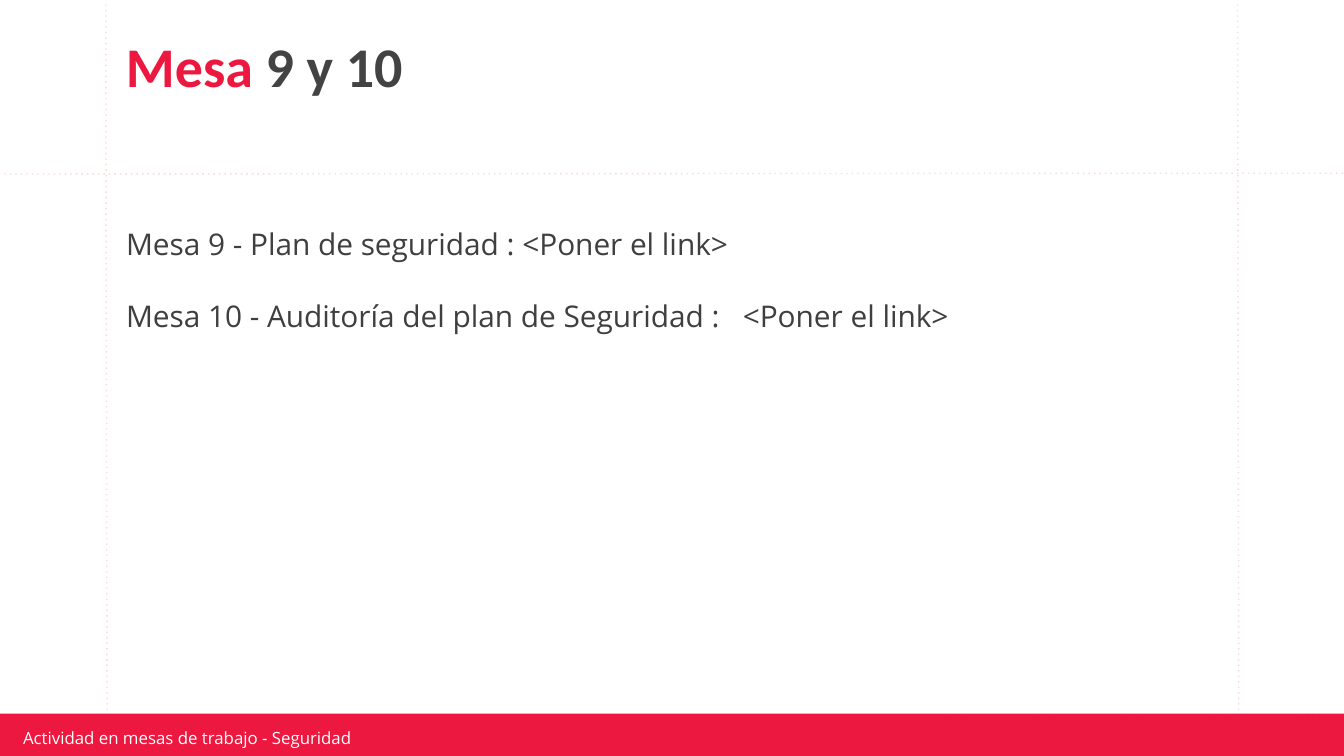
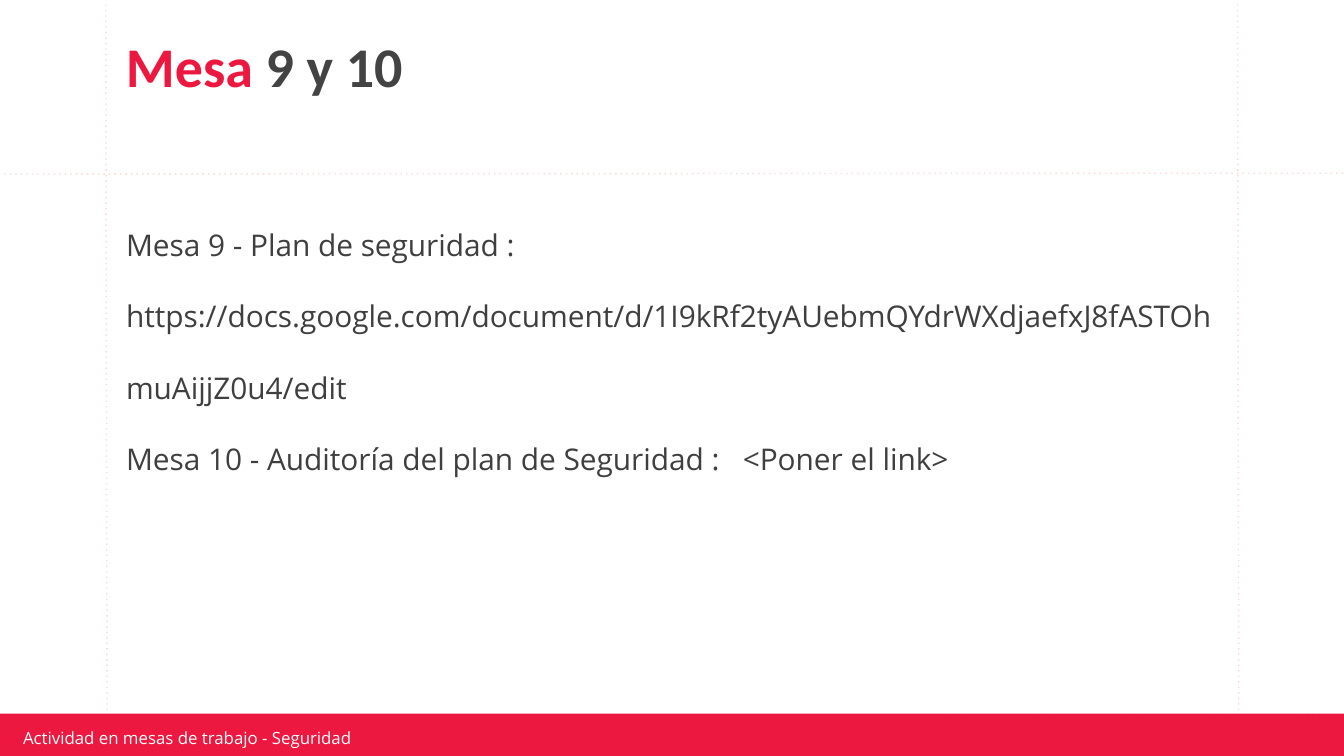
Before and after one commit to jpereyradh/Mochila_0921TDIIFN1C5LAED0921PT, a slide deck: slide 10 of Clase 25 - Seguriddad/Consignas/C25 - Actividad Seguridad y Auditoria ( Copiar 1 x camada - tiene 11 mesas).pptx. Drawn at 1344x756 pixels with LibreOffice and Linux fonts; fonts in the diff are those of the drawing; background and template pictures are left out. Boxes give left, top, right and bottom in pixels: in the first picture for what was removed or moved away, otherwise in the second. Text is boxed around its words. In the diff, an @@ line names an element or a change of style, - is before the commit and + after.

Commit message:
Plan de seguridad equipo 9

```diff
--- a/Clase 25 - Seguriddad/Consignas/C25 - Actividad Seguridad y Auditoria ( Copiar 1 x camada - tiene 11 mesas).pptx
+++ b/Clase 25 - Seguriddad/Consignas/C25 - Actividad Seguridad y Auditoria ( Copiar 1 x camada - tiene 11 mesas).pptx
@@ text at [126, 233, 1211, 477]: text changed @@
-Mesa 9 - Plan de seguridad : <Poner el link>
-Mesa 10 - Auditoría del plan de Seguridad : <Poner el link>
+Mesa 9 - Plan de seguridad : https://docs.google.com/document/d/1I9kRf2tyAUebmQYdrWXdjaefxJ8fASTOhmuAijjZ0u4/edit
+Mesa 10 - Auditoría del plan de Seguridad : <Poner el link>
```
